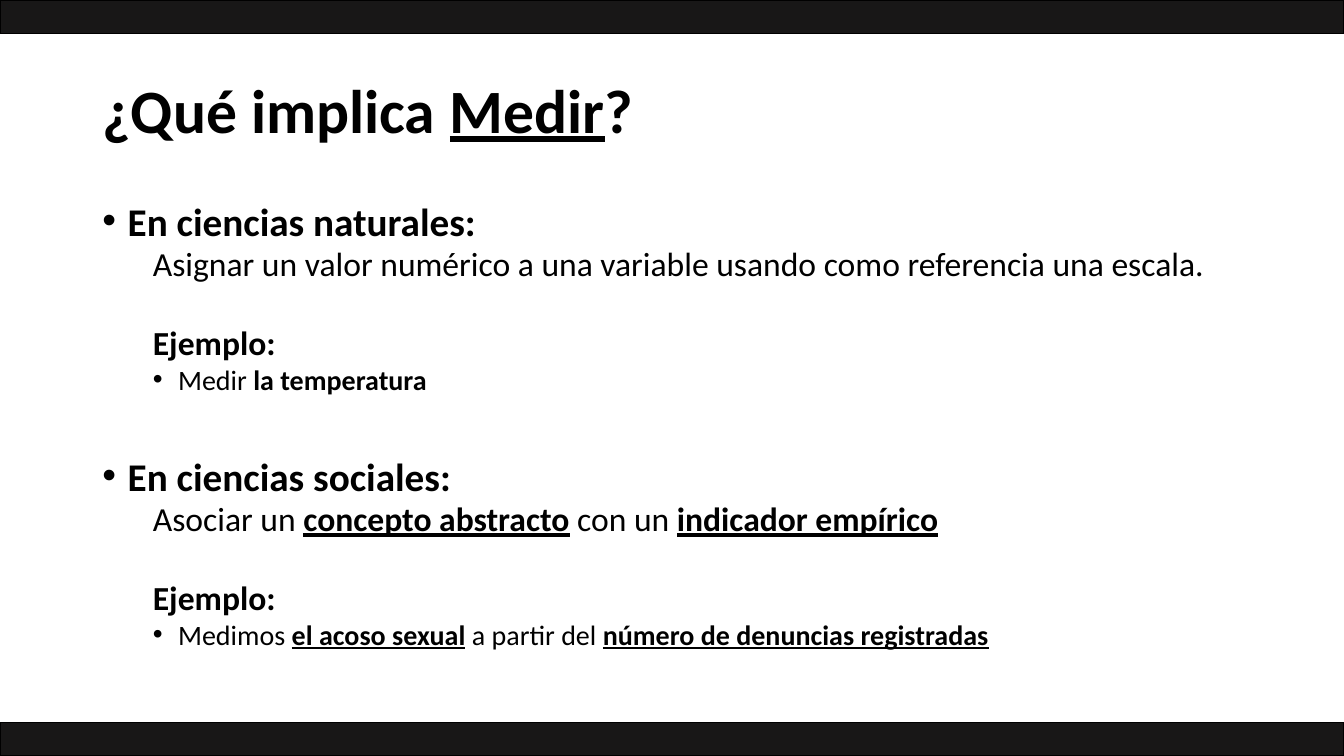
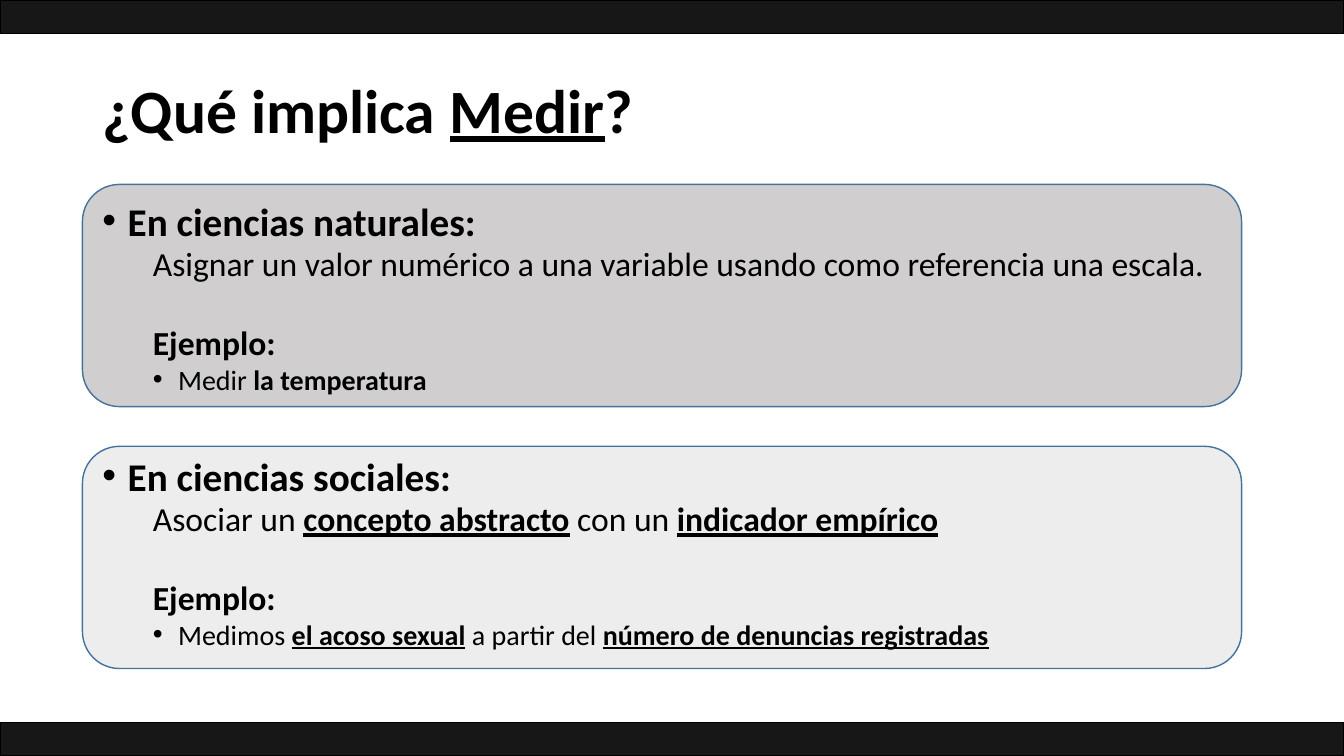
Before and after one commit to Adrifelcha/afchavez-019, a slide deck: slide 6 of JeanPiaget/Presentaciones/04_RecolecciónyAnálisisDatos.pptx (slide 5 before the commit). Drawn at 1344x756 pixels with LibreOffice and Linux fonts; fonts in the diff are those of the drawing. Boxes give left, top, right and bottom in pixels: in the first picture for what was removed or moved away, otherwise in the second. Text is boxed around its words. In the diff, an @@ line names an element or a change of style, - is before the commit and + after.

```diff
--- a/JeanPiaget/Presentaciones/04_RecolecciónyAnálisisDatos.pptx
+++ b/JeanPiaget/Presentaciones/04_RecolecciónyAnálisisDatos.pptx
@@ rounded rectangle added at [83, 185, 1242, 406], fill #D0CECE, outline #43739E 1 pt @@
@@ rounded rectangle added at [83, 447, 1242, 668], fill #EDEDED, outline #43739E 1 pt @@
```
Also in this commit, not shown: 3 other slides changed, 7 slides added, 1 slide removed, 6 other files.
